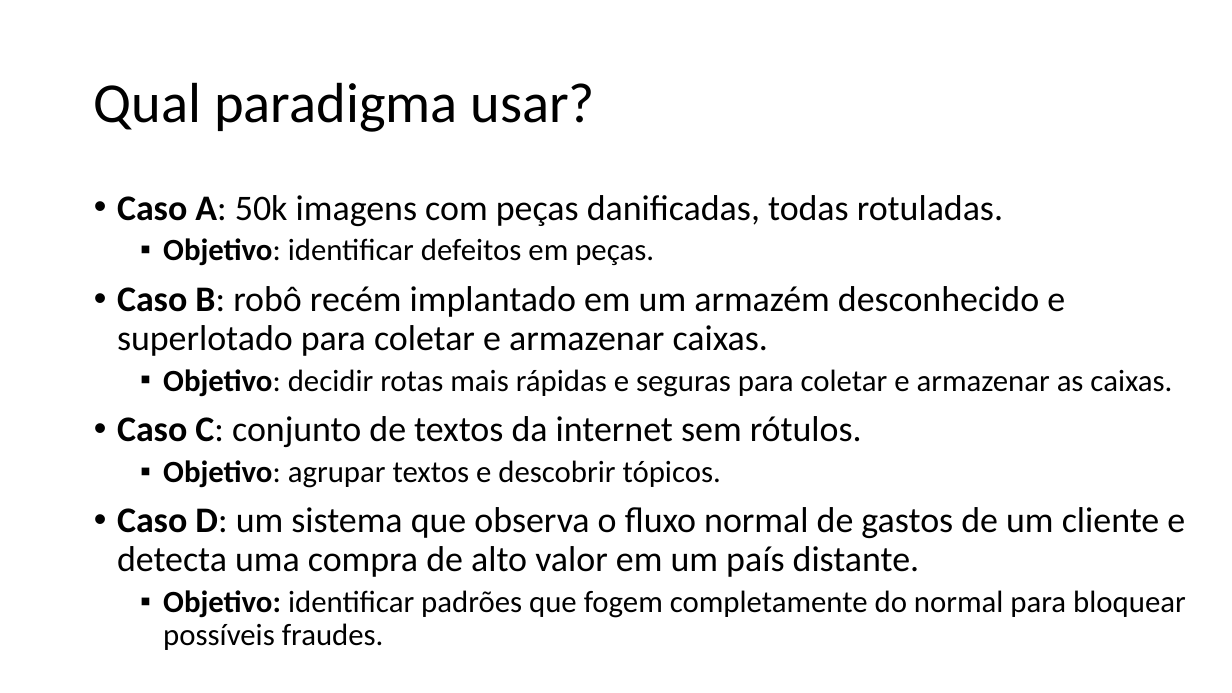
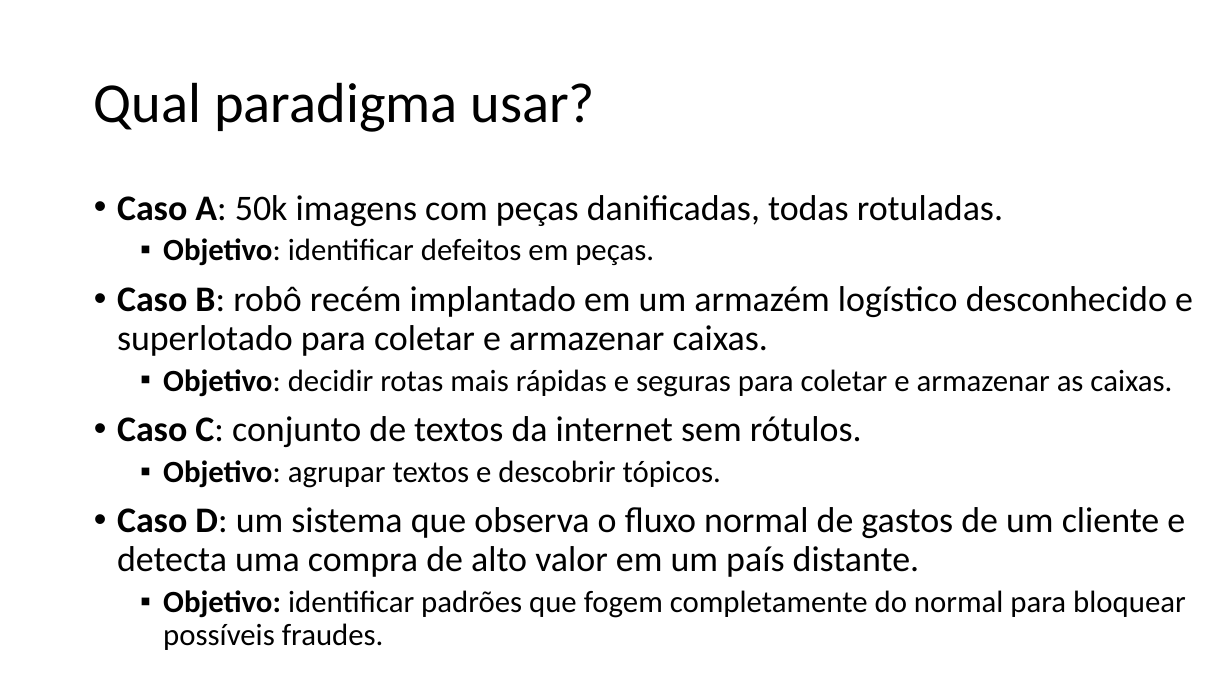
Before and after one commit to zz4fap/c24_inteligencia_artificial, a slide deck: slide 39 of slides/C24_Paradigmas.pptx. Drawn at 1232x693 pixels with LibreOffice and Linux fonts; fonts in the diff are those of the drawing. Boxes give left, top, right and bottom in pixels: in the first picture for what was removed or moved away, otherwise in the second. Text is boxed around its words. In the diff, an @@ line names an element or a change of style, - is before the commit and + after.

```diff
--- a/slides/C24_Paradigmas.pptx
+++ b/slides/C24_Paradigmas.pptx
@@ text at bbox=[117, 286, 1193, 356]: text changed @@
-• Caso B: robô recém implantado em um armazém desconhecido e superlotado para coletar e armazenar caixas.
+• Caso B: robô recém implantado em um armazém logístico desconhecido e superlotado para coletar e armazenar caixas.
```
Also in this commit, not shown: 5 other slides changed, 1 other file.
